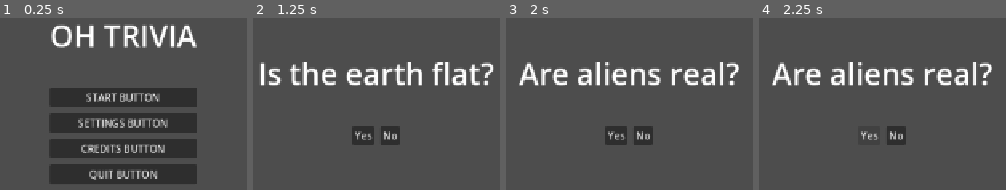
Above: before the commit, frames 1-4 (left to right).
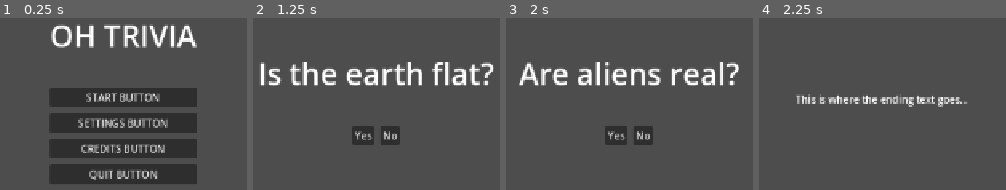
Above: after the commit, the same moments.

Repository: Mr-Patipa/Rockstair-Brackeys-Game-Jam-2026
Game: Godot game, scene res://Scenes/BaseGameScenes/MainMenu.tscn
Two runs of this game, one before a commit and one after it. Both use one fixed random seed, a clock stepped at 60 frames per second and the inputs below.
Inputs:
- Up to frame 1 (0.25 s): no input
- Up to frame 2 (1.25 s): click "START BUTTON" at 0.5 s
- Up to frame 3 (2 s): click "Yes" at 1.25 s
- Up to frame 4 (2.25 s): click "Yes" at 2 s

Frames 1-3 are identical in both runs. In frame 4, 7.9% of the frame differs, in the area x 5-95%, y 25-74%.

Commit message:
Linking the questions to the end

Diff:
--- a/brackey's-game/Scenes/BaseGameScenes/MainGame.tscn
+++ b/brackey's-game/Scenes/BaseGameScenes/MainGame.tscn
@@ -5,8 +5,9 @@
 [ext_resource type="Resource" uid="uid://d4h16y8ac2ia2" path="res://Resources/trivia_questions.tres" id="2_5c1vb"]
 [ext_resource type="PackedScene" uid="uid://dfti0s8i3sw4l" path="res://Scenes/TriviaLayoutScenes/MultipleChoice.tscn" id="2_d7xm0"]
 [ext_resource type="PackedScene" uid="uid://byytvnd5yknhr" path="res://Scenes/Assets/option_button.tscn" id="2_vqjxk"]
+[ext_resource type="PackedScene" uid="uid://b3jbbxj128joe" path="res://Scenes/BaseGameScenes/end_screen.tscn" id="6_23hyt"]
 
-[node name="MainGame" type="Control" unique_id=2077785845 node_paths=PackedStringArray("Grid", "QuestionLabel")]
+[node name="MainGame" type="Control" unique_id=2077785845 node_paths=PackedStringArray("Grid", "QuestionLabel", "QuestionScreen", "EndScreen")]
 layout_mode = 3
 anchors_preset = 15
 anchor_right = 1.0
@@ -18,6 +19,8 @@
 OptionsBtn = ExtResource("2_vqjxk")
 Grid = NodePath("MultipleChoice/VBoxContainer2/GridContainer")
 QuestionLabel = NodePath("MultipleChoice/VBoxContainer2/Label")
+QuestionScreen = NodePath("MultipleChoice")
+EndScreen = NodePath("EndScreen")
 
 [node name="Settings" parent="." unique_id=828987176 instance=ExtResource("1_aaj0j")]
 visible = false
@@ -25,6 +28,11 @@
 layout_mode = 1
 
 [node name="MultipleChoice" parent="." unique_id=1727827449 instance=ExtResource("2_d7xm0")]
+z_index = 5
+layout_mode = 1
+
+[node name="EndScreen" parent="." unique_id=169754229 instance=ExtResource("6_23hyt")]
+visible = false
 layout_mode = 1
 
 [editable path="MultipleChoice"]
--- /dev/null
+++ b/brackey's-game/Scenes/BaseGameScenes/end_screen.tscn
@@ -0,0 +1,24 @@
+[gd_scene format=3 uid="uid://b3jbbxj128joe"]
+
+[node name="EndScreen" type="Control" unique_id=169754229]
+layout_mode = 3
+anchors_preset = 15
+anchor_right = 1.0
+anchor_bottom = 1.0
+grow_horizontal = 2
+grow_vertical = 2
+
+[node name="Label" type="Label" parent="." unique_id=1179421533]
+layout_mode = 1
+anchors_preset = 8
+anchor_left = 0.5
+anchor_top = 0.5
+anchor_right = 0.5
+anchor_bottom = 0.5
+offset_left = -20.0
+offset_top = -11.5
+offset_right = 20.0
+offset_bottom = 11.5
+grow_horizontal = 2
+grow_vertical = 2
+text = "This is where the ending text goes..."
--- a/brackey's-game/Scripts/game_manager.gd
+++ b/brackey's-game/Scripts/game_manager.gd
@@ -13,3 +13,7 @@
 
 func add_score(amount):
 	score += amount
+
+func _unhandled_input(event: InputEvent) -> void:
+	if event.is_action_pressed("ExitGame"):
+		get_tree().quit()
--- a/brackey's-game/Scripts/question_list_handler.gd
+++ b/brackey's-game/Scripts/question_list_handler.gd
@@ -5,6 +5,8 @@
 @export var OptionsBtn : PackedScene
 @export var Grid : GridContainer
 @export var QuestionLabel : Label
+@export var QuestionScreen : Control
+@export var EndScreen : Control
 
 var CurrentQuestion : int = 0 :
 	set(value):
@@ -33,5 +35,9 @@
 func Check_Status(answer) -> void:
 	print(answer)
 
-	if CurrentQuestion + 1 != QuestionList.Questions.size():
+	if CurrentQuestion + 1 <= QuestionList.Questions.size() - 1:
 		CurrentQuestion += 1
+
+	else:
+		QuestionScreen.visible = false
+		EndScreen.visible = true
--- a/brackey's-game/project.godot
+++ b/brackey's-game/project.godot
@@ -25,7 +25,19 @@
 
 window/size/viewport_width=1280
 window/size/viewport_height=720
+window/size/mode=4
+window/size/resizable=false
+window/size/borderless=true
 window/stretch/mode="canvas_items"
+window/stretch/aspect="expand"
+
+[input]
+
+ExitGame={
+"deadzone": 0.2,
+"events": [Object(InputEventKey,"resource_local_to_scene":false,"resource_name":"","device":-1,"window_id":0,"alt_pressed":false,"shift_pressed":false,"ctrl_pressed":false,"meta_pressed":false,"pressed":false,"keycode":0,"physical_keycode":4194305,"key_label":0,"unicode":0,"location":0,"echo":false,"script":null)
+]
+}
 
 [physics]
 
